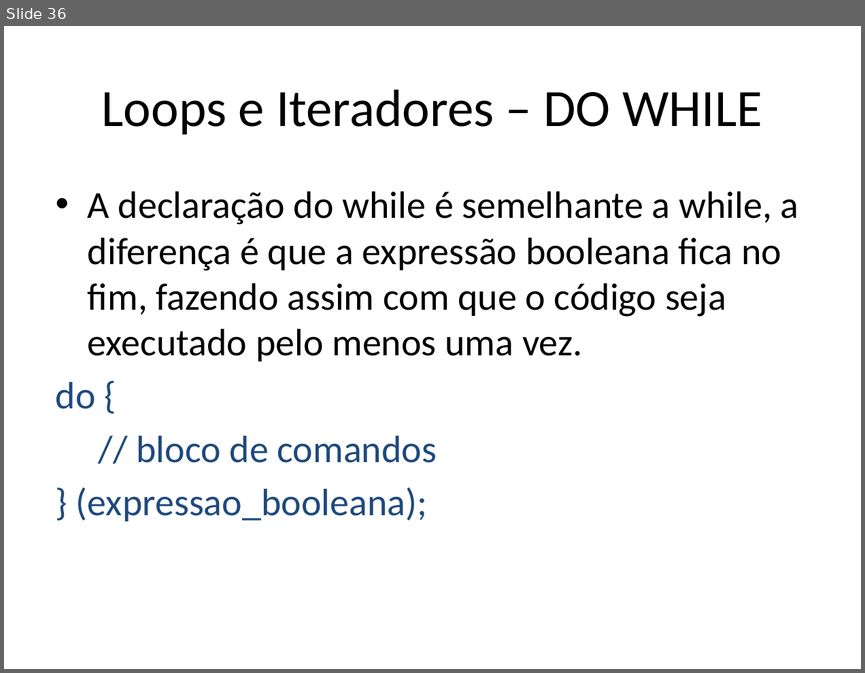
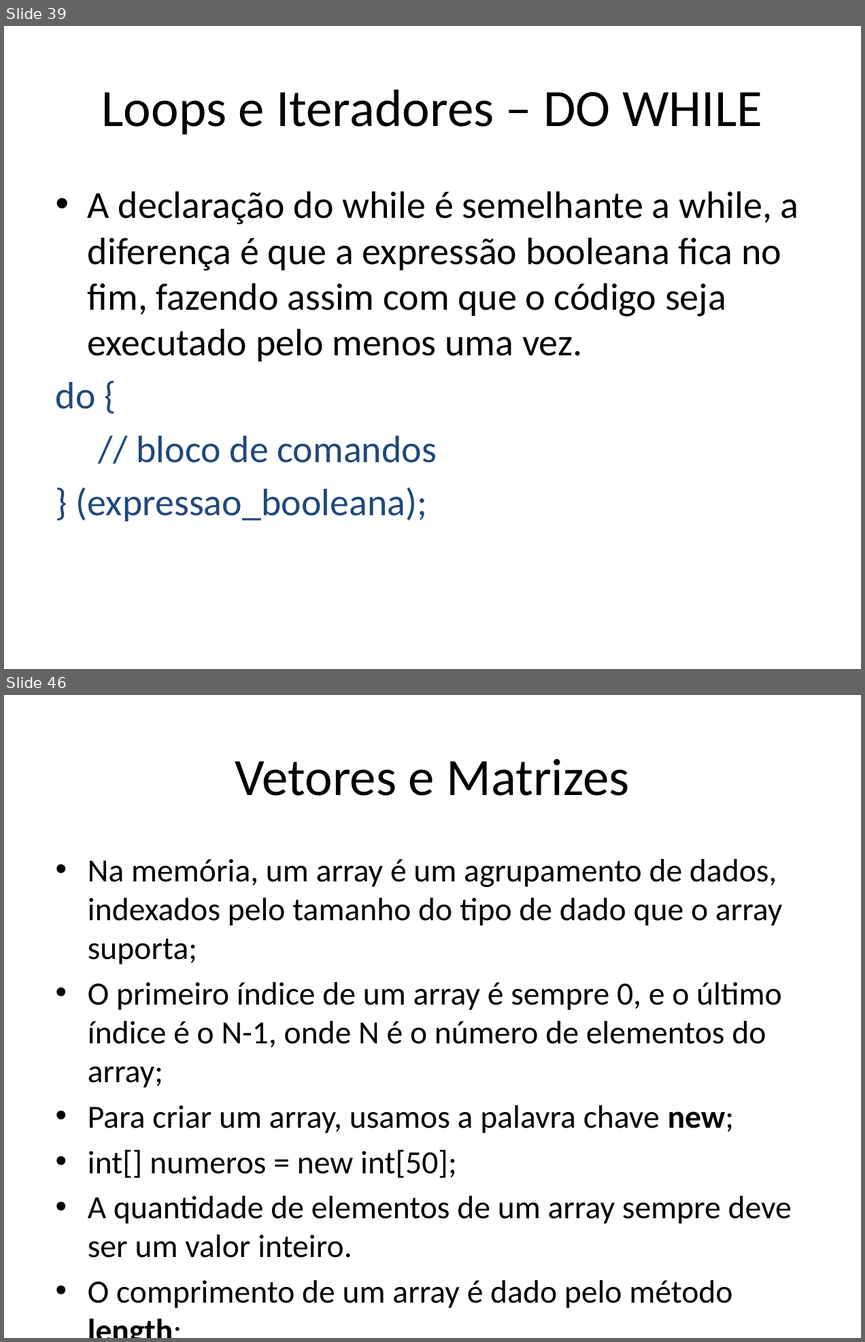
Before and after one commit to renanlessa/CursoJava, a slide deck: Documentos/Curso Java.pptx. Shown one above the other, each under a label of ours: slide 36 before the commit, slides 39 and 46 after it; the slides between them are not shown. The pictures are 865x673 and 865x1342 pixels, drawn with LibreOffice and Linux fonts; fonts in the diff are those of the drawing. Boxes give left, top, right and bottom in pixels: in the first picture for what was removed or moved away, otherwise in the second. Text is boxed around its words. In the diff, an @@ line names an element or a change of style, - is before the commit and + after.

```diff
--- a/Documentos/Curso Java.pptx
+++ b/Documentos/Curso Java.pptx
@@ slide 46 added at [4, 695, 861, 1338], background #FFFFFF @@
@@ title added at [235, 759, 629, 796], 44 pt, text #000000 @@
+Vetores e Matrizes
@@ text added at [88, 859, 791, 1308], 27.2 pt, text #000000 @@
+• Na memória, um array é um agrupamento de dados, indexados pelo tamanho do tipo de dado que o array suporta;
+• O primeiro índice de um array é sempre 0, e o último índice é o N-1, onde N é o número de elementos do array;
+• Para criar um array, usamos a palavra chave new;
+• int[] numeros = new int[50];
+• A quantidade de elementos de um array sempre deve ser um valor inteiro.
+• O comprimento de um array é dado pelo método length;
@@ what was slide 36 is now slide 39 @@
```
Also in this commit, not shown: 12 other slides added, 44 other files.
